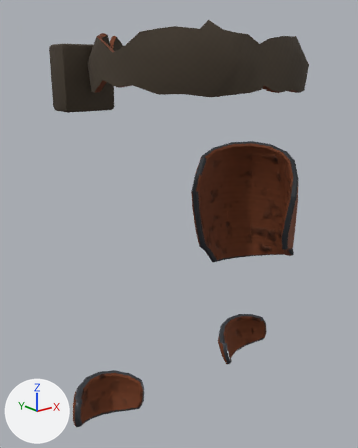
An edit to the glTF model art/armor/legs_raider.glb, drawn before and after from the same camera.
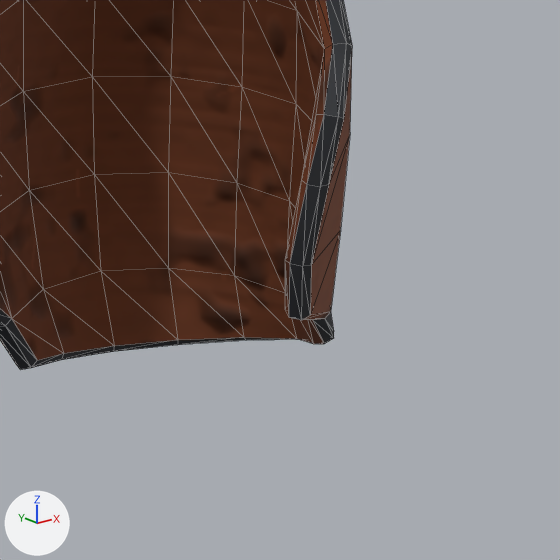
The first picture shows the older version from a 50 mm camera at (-0.494, -0.539, 1.035) aimed at (-0.019, 0.054, 0.797). The close-ups show the older and then the newer version on the part from 58% to 98% of the width and 37% to 70% of the height of that picture. Only the edits that show in the close-ups are written down. Arrows for +X, +Y and +Z are at lower left; the lights stay in place. The close-ups show mesh edges as thin lines. Vertices at exactly the same position are counted once.

Objects in the first close-up: 'thigh_r__thigh_r.002'.
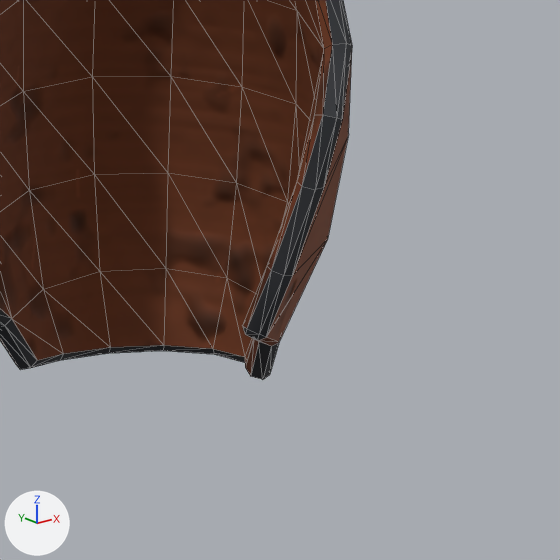
Boxes (x1, y1, x2, y2) around the edits, measured in the close-ups (560 x 560 px; the box of a moved part takes in the faces that stretch with it):
'thigh_r__thigh_r.002', reshaped
    before: (0, 0, 352, 370)
    after: (0, 0, 352, 380)
part 1 of me_thigh_r__thigh_r_002, moved or reshaped
    before: (44, 11, 352, 360)
    after: (43, 11, 352, 360)
part 2 of me_thigh_r__thigh_r_002, surface changed
    before: (113, 134, 350, 351)
    after: (109, 137, 348, 380)

Edits to the bpy script that builds the scene:
```text
Change me_thigh_r__thigh_r_002:
    used by ob_thigh_r__thigh_r_002; location = (0.0, 0.0, 0.0)
    remove me_thigh_r__thigh_r_002.from_pydata(...)  # 154 vertices, 304 faces; spans x 0.041..0.238, y -0.039..0.135, z 0.68..0.911
    add me_thigh_r__thigh_r_002.from_pydata(...)  # 156 vertices, 308 faces; spans x 0.041..0.218, y -0.039..0.135, z 0.68..0.911
    me_thigh_r__thigh_r_002 part 1
    3 vertices are removed from x 0.156..0.158, y -0.02..-0.012, z 0.734..0.737
    13 faces are deleted
    4 vertices in x 0.147..0.199, y -0.039..0.1, z 0.721..0.834 move by (-0.001, 0.0, -0.001)
    3 vertices in x 0.15..0.208, y -0.039..0.031, z 0.768..0.833 move by (-0.001, 0.0, 0.0)
    3 vertices in x 0.144..0.191, y -0.029..0.104, z 0.68..0.802 move by (-0.002, 0.0, 0.0)
    3 vertices in x 0.147..0.164, y -0.035..0.108, z 0.682..0.802 move by (-0.003, 0.0, -0.001)
    3 vertices in x 0.146..0.161, y -0.025..0.099, z 0.682..0.803 move by (-0.003, 0.0, 0.0)
    34 vertices move from x 0.145..0.238, y -0.029..0.092, z 0.682..0.833 to x 0.135..0.218, y -0.029..0.092, z 0.68..0.833
    5 vertices are added at (0.134, -0.016, 0.728), (0.13, -0.013, 0.734), (0.132, -0.009, 0.734), (0.132, -0.018, 0.732), (0.132, -0.01, 0.73)
    6 new faces join them, mat_armor_rust
    11 new faces join them, mat_armor_trim
    me_thigh_r__thigh_r_002 part 2: 49 kept faces spanning x 0.136..0.218, y -0.035..0.108, z 0.68..0.813 get new texture (UV) coordinates
```
